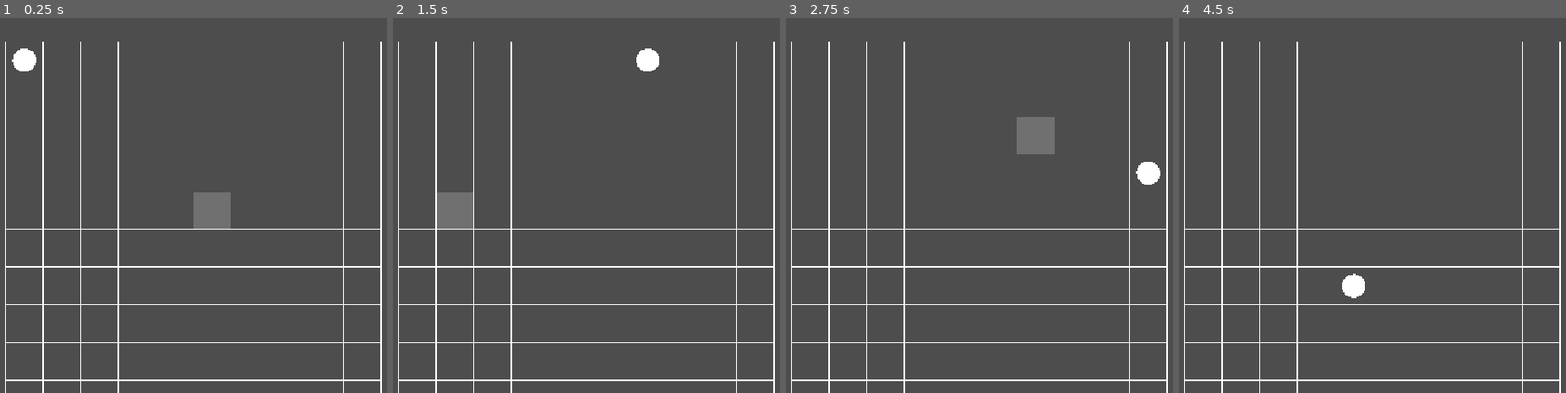
Above: before the commit, frames 1-4 (left to right).
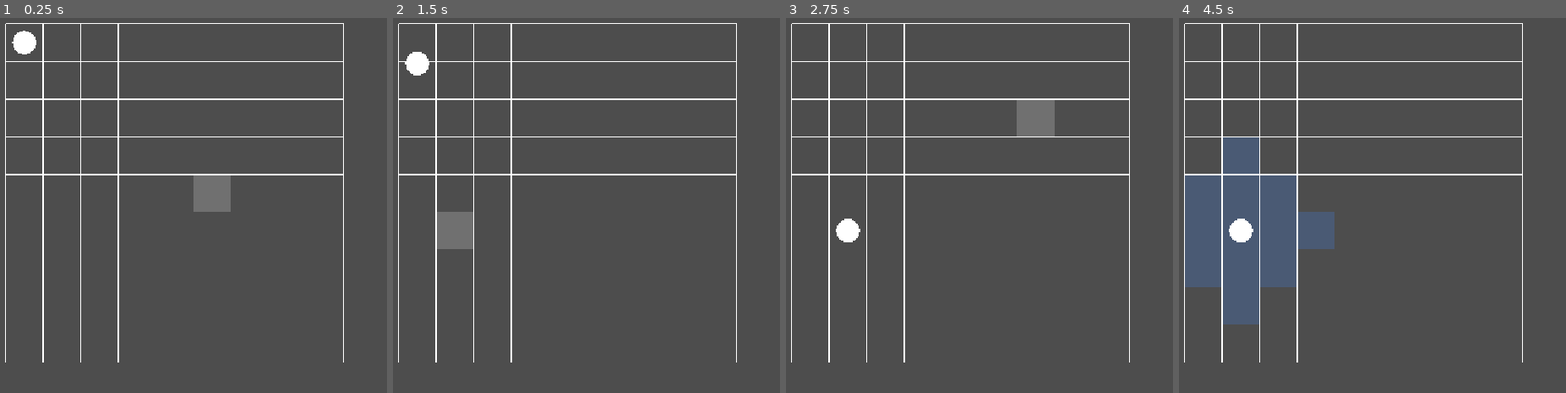
Above: after the commit, the same moments.

Repository: Chivas1504/Gioco
Game: Godot game, scene res://scenes/game.tscn
Two runs of this game, one before a commit and one after it. Both use one fixed random seed, a clock stepped at 60 frames per second and the inputs below.
Inputs (mouse positions are in pixels of both pictures, inside the frame that each line leads up to):
- Up to frame 1 (0.25 s): no input
- Up to frame 2 (1.5 s): tap Enter at 0.5 s; move the mouse to (737, 183) at 0.52 s; tap C at 0.6, 1.35 s; click (737, 183) at 0.67 s; move the mouse to (454, 220) at 1.27 s; click (454, 220) at 1.42 s
- Up to frame 3 (2.75 s): move the mouse to (1049, 119) at 2.02 s; tap C at 2.1 s; click (1049, 119) at 2.17 s
- Up to frame 4 (4.5 s): tap Space at 2.75 s; move the mouse to (1341, 280) at 2.77 s; tap C at 2.85, 3.6, 4.35 s; click (1341, 280) at 2.92 s; move the mouse to (outside the picture) at 3.52 s; click (outside the picture) at 3.67 s; tap Enter at 4.25 s; move the mouse to (outside the picture) at 4.27 s; click (outside the picture) at 4.42 s

The runs differ from the first frame. In frame 1, 4.8% of the frame differs, in the area x 1-99%, y 1-100%; in frame 2, 5.0%; in frame 3, 4.9%; in frame 4, 15%.

Commit message:
Add exploration and combat movement modes

Diff:
--- a/scenes/game.tscn
+++ b/scenes/game.tscn
@@ -8,7 +8,7 @@
 script = ExtResource("1_uwrxv")
 
 [node name="Grid" type="Node2D" parent="." unique_id=133906913]
-position = Vector2(250, 50)
+position = Vector2(250, 20)
 script = ExtResource("2_yqjtg")
 
 [node name="Player" type="Node2D" parent="." unique_id=541552432]
--- a/scripts/combat/grid.gd
+++ b/scripts/combat/grid.gd
@@ -1,7 +1,7 @@
 extends Node2D
 
 
-const GRID_SIZE := 10
+const GRID_SIZE := 9
 const CELL_SIZE := 64
 
 var hovered_cell: Vector2i = Vector2i(-1, -1)
@@ -11,9 +11,10 @@
 	Vector2i(3, 3),
 	Vector2i(3, 4),
 	Vector2i(6, 5),
-	Vector2i(7, 5),
-	Vector2i(8, 5)
+	Vector2i(7, 5)
 ]
+
+var reachable_cells: Array[Vector2i] = []
 
 var astar := AStarGrid2D.new()
 
@@ -57,10 +58,69 @@
 	return raw_path
 
 
+func calculate_reachable_cells(
+	from_cell: Vector2i,
+	max_distance: int
+) -> Array[Vector2i]:
+	var result: Array[Vector2i] = []
+
+	for x in range(GRID_SIZE):
+		for y in range(GRID_SIZE):
+			var target := Vector2i(x, y)
+
+			if not is_cell_walkable(target):
+				continue
+
+			var path: Array[Vector2i] = find_path(from_cell, target)
+
+			if path.is_empty():
+				continue
+
+			var distance := path.size() - 1
+
+			if distance <= max_distance:
+				result.append(target)
+
+	return result
+
+
+func set_reachable_cells(cells: Array[Vector2i]) -> void:
+	reachable_cells = cells
+	queue_redraw()
+
+
+func clear_reachable_cells() -> void:
+	reachable_cells.clear()
+	queue_redraw()
+
+
 func _draw() -> void:
 	_draw_blocked_cells()
+	_draw_reachable_cells()
 	_draw_grid()
 	_draw_hovered_cell()
+
+
+func _draw_blocked_cells() -> void:
+	for cell in blocked_cells:
+		var rect := _get_cell_rect(cell)
+
+		draw_rect(
+			rect,
+			Color(0.30, 0.30, 0.30, 1.0),
+			true
+		)
+
+
+func _draw_reachable_cells() -> void:
+	for cell in reachable_cells:
+		var rect := _get_cell_rect(cell)
+
+		draw_rect(
+			rect,
+			Color(0.25, 0.55, 1.0, 0.22),
+			true
+		)
 
 
 func _draw_grid() -> void:
@@ -85,47 +145,34 @@
 		)
 
 
-func _draw_blocked_cells() -> void:
-	for cell in blocked_cells:
-		var rect := Rect2(
-			Vector2(
-				cell.x * CELL_SIZE,
-				cell.y * CELL_SIZE
-			),
-			Vector2(CELL_SIZE, CELL_SIZE)
-		)
-
-		draw_rect(
-			rect,
-			Color(0.30, 0.30, 0.30, 1.0),
-			true
-		)
-
-
 func _draw_hovered_cell() -> void:
 	if not is_cell_inside(hovered_cell):
 		return
 
-	var rect := Rect2(
+	var rect := _get_cell_rect(hovered_cell)
+
+	if is_cell_walkable(hovered_cell):
+		draw_rect(
+			rect,
+			Color(1.0, 1.0, 1.0, 0.20),
+			true
+		)
+	else:
+		draw_rect(
+			rect,
+			Color(1.0, 0.0, 0.0, 0.25),
+			true
+		)
+
+
+func _get_cell_rect(cell: Vector2i) -> Rect2:
+	return Rect2(
 		Vector2(
-			hovered_cell.x * CELL_SIZE,
-			hovered_cell.y * CELL_SIZE
+			cell.x * CELL_SIZE,
+			cell.y * CELL_SIZE
 		),
 		Vector2(CELL_SIZE, CELL_SIZE)
 	)
-
-	if is_cell_walkable(hovered_cell):
-		draw_rect(
-			rect,
-			Color(1.0, 1.0, 1.0, 0.20),
-			true
-		)
-	else:
-		draw_rect(
-			rect,
-			Color(1.0, 0.0, 0.0, 0.25),
-			true
-		)
 
 
 func cell_to_local(cell: Vector2i) -> Vector2:
--- a/scripts/core/game.gd
+++ b/scripts/core/game.gd
@@ -4,44 +4,77 @@
 @onready var grid: Node2D = $Grid
 @onready var player: Node2D = $Player
 
+const MOVE_TIME := 0.12
+const COMBAT_MOVE_RANGE := 2
+
 var player_cell: Vector2i = Vector2i(0, 0)
 
 var current_path: Array[Vector2i] = []
 var is_moving: bool = false
-
-const MOVE_TIME := 0.12
+var combat_mode: bool = false
 
 
 func _ready() -> void:
 	player.position = grid.position + grid.cell_to_local(player_cell)
+	_update_combat_display()
 
 
 func _unhandled_input(event: InputEvent) -> void:
+	if event is InputEventKey:
+		if event.pressed and not event.echo:
+			if event.keycode == KEY_C:
+				_toggle_combat_mode()
+				return
+
 	if is_moving:
 		return
 
 	if event is InputEventMouseButton:
 		if event.button_index == MOUSE_BUTTON_LEFT and event.pressed:
-			var mouse_local: Vector2 = grid.to_local(event.position)
-			var clicked_cell: Vector2i = grid.local_to_cell(mouse_local)
+			_handle_grid_click(event.position)
 
-			if grid.is_cell_walkable(clicked_cell):
-				current_path = grid.find_path(player_cell, clicked_cell)
 
-				if current_path.size() > 1:
-					current_path.remove_at(0)
-					_move_along_path()
+func _handle_grid_click(mouse_position: Vector2) -> void:
+	var mouse_local: Vector2 = grid.to_local(mouse_position)
+	var clicked_cell: Vector2i = grid.local_to_cell(mouse_local)
+
+	if not grid.is_cell_walkable(clicked_cell):
+		return
+
+	var path: Array[Vector2i] = grid.find_path(
+		player_cell,
+		clicked_cell
+	)
+
+	if path.size() <= 1:
+		return
+
+	if combat_mode:
+		var distance := path.size() - 1
+
+		if distance > COMBAT_MOVE_RANGE:
+			return
+
+	current_path = path
+	current_path.remove_at(0)
+
+	_move_along_path()
 
 
 func _move_along_path() -> void:
 	if current_path.is_empty():
 		is_moving = false
+		_update_combat_display()
 		return
 
 	is_moving = true
 
 	var next_cell: Vector2i = current_path.pop_front()
-	var target_position: Vector2 = grid.position + grid.cell_to_local(next_cell)
+
+	var target_position: Vector2 = (
+		grid.position
+		+ grid.cell_to_local(next_cell)
+	)
 
 	var tween := create_tween()
 
@@ -57,3 +90,31 @@
 			player_cell = next_cell
 			_move_along_path()
 	)
+
+
+func _toggle_combat_mode() -> void:
+	if is_moving:
+		return
+
+	combat_mode = not combat_mode
+
+	if combat_mode:
+		print("COMBATTIMENTO ATTIVO")
+	else:
+		print("ESPLORAZIONE LIBERA")
+
+	_update_combat_display()
+
+
+func _update_combat_display() -> void:
+	if combat_mode:
+		var reachable: Array[Vector2i] = (
+			grid.calculate_reachable_cells(
+				player_cell,
+				COMBAT_MOVE_RANGE
+			)
+		)
+
+		grid.set_reachable_cells(reachable)
+	else:
+		grid.clear_reachable_cells()
